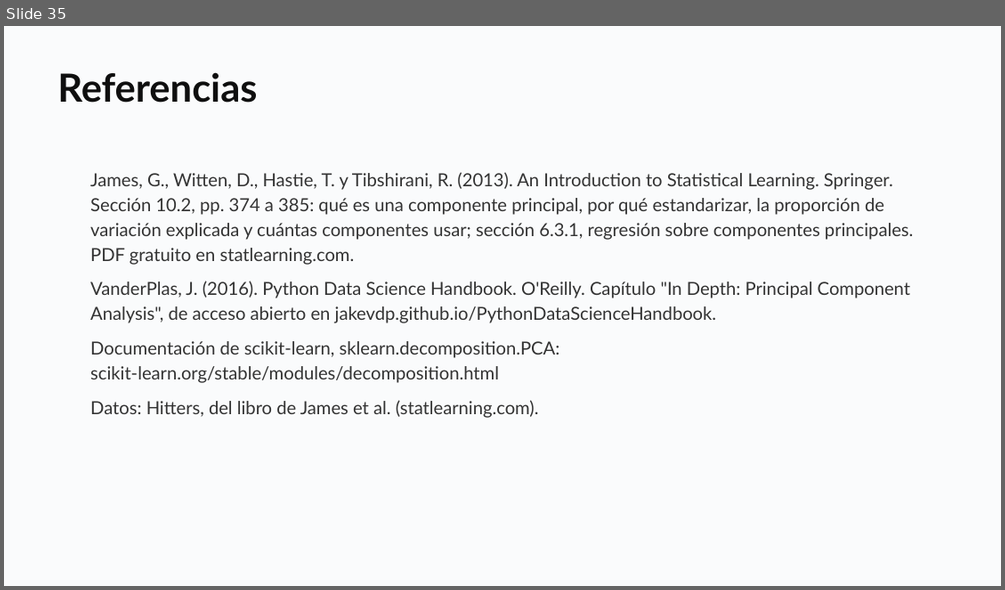
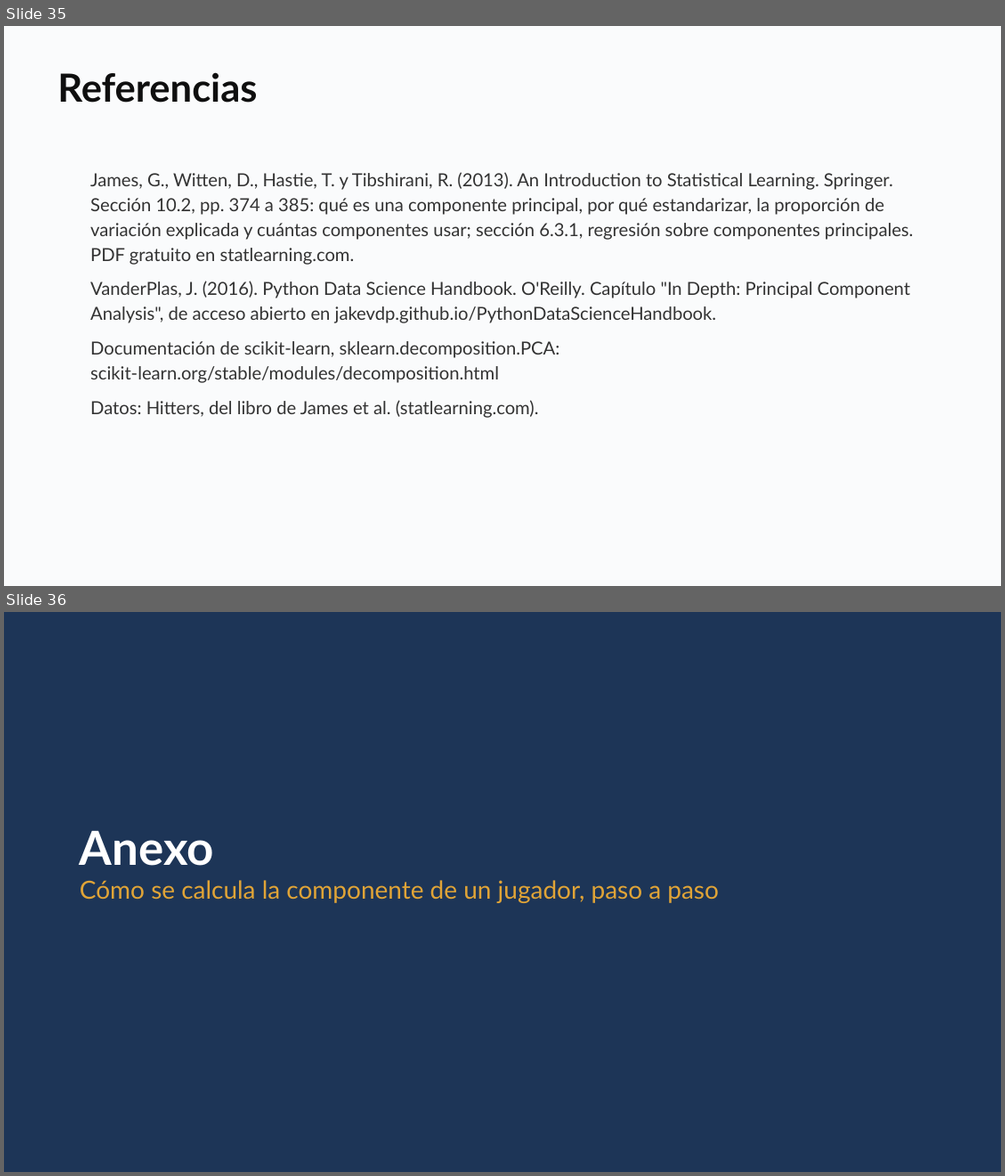
Before and after one commit to daniopitz/diplomado-cdd, a slide deck: presentaciones/clase08_componentes_principales.pptx. Shown one above the other, each under a label of ours: slide 35 before the commit, slides 35 and 36 after it. The pictures are 1005x590 and 1005x1176 pixels, drawn with LibreOffice and Linux fonts; fonts in the diff are those of the drawing. Boxes give left, top, right and bottom in pixels: in the first picture for what was removed or moved away, otherwise in the second. Text is boxed around its words. In the diff, an @@ line names an element or a change of style, - is before the commit and + after.

```diff
--- a/presentaciones/clase08_componentes_principales.pptx
+++ b/presentaciones/clase08_componentes_principales.pptx
@@ slide 36 added at [4, 612, 1001, 1172], background #FFFFFF @@
@@ rectangle added at [4, 612, 1001, 1172], fill #1D3557 @@
@@ text added at [80, 830, 719, 903], 18 pt, text #E0A437 @@
+Anexo
+Cómo se calcula la componente de un jugador, paso a paso
```
Also in this commit, not shown: 5 other slides added, 1 other file.
